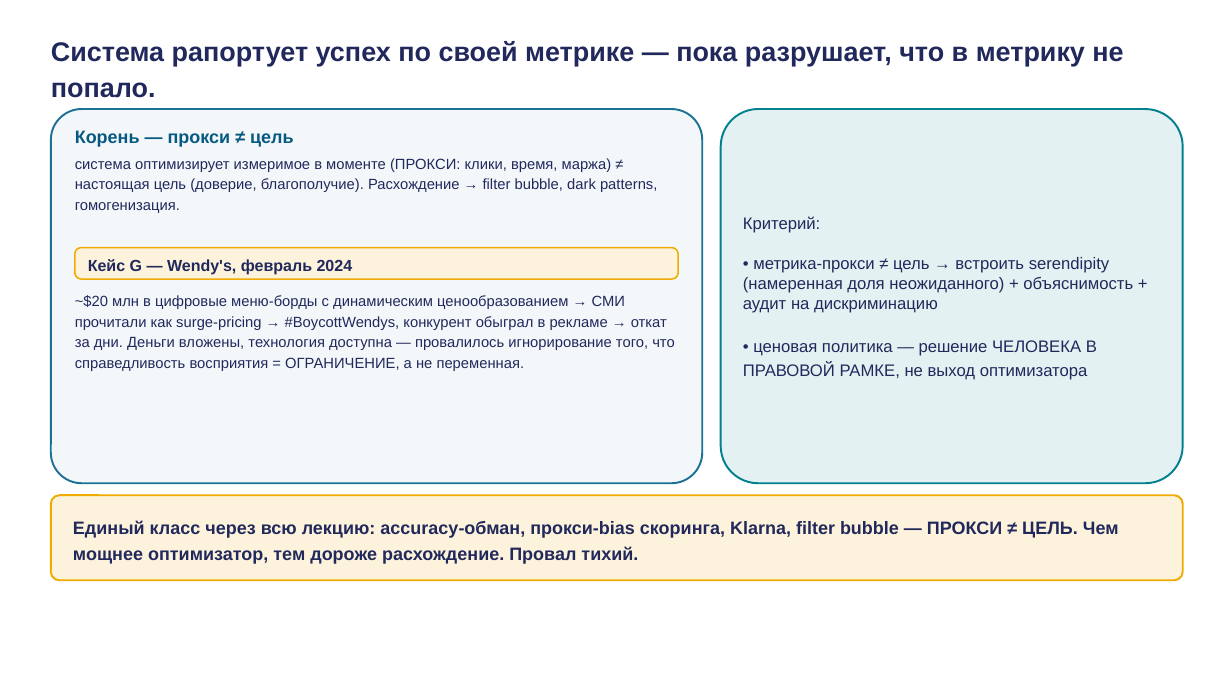
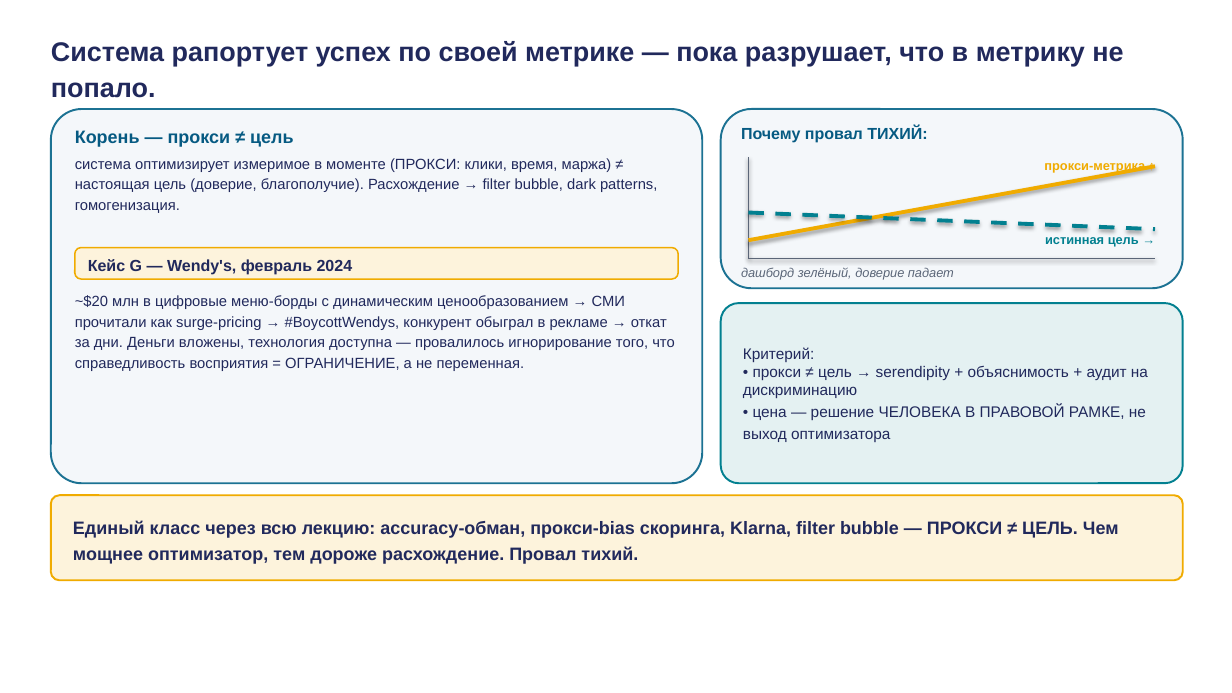
Before and after one commit to tellina-study/AI-usage-lessons, a slide deck: slide 29 of library/lectures/lec-05/rendered/lec-05.pptx. Drawn at 1232x693 pixels with LibreOffice and Linux fonts; fonts in the diff are those of the drawing. Boxes give left, top, right and bottom in pixels: in the first picture for what was removed or moved away, otherwise in the second. Text is boxed around its words. In the diff, an @@ line names an element or a change of style, - is before the commit and + after.

```diff
--- a/library/lectures/lec-05/rendered/lec-05.pptx
+++ b/library/lectures/lec-05/rendered/lec-05.pptx
@@ rounded rectangle: place and size @@
-rounded rectangle at bbox=[721, 109, 1183, 483]
+rounded rectangle at bbox=[721, 109, 1183, 288]
@@ rounded rectangle at bbox=[721, 109, 1183, 288]: fill #E4F1F2 to #F4F7FA; outline #028090 1.5 pt to #1C7293 1.5 pt; proportions changed @@
@@ text added at bbox=[741, 125, 927, 142], 12.5 pt, text #065A82, bold @@
+Почему провал ТИХИЙ:
@@ line added from (749, 259) to (749, 157), #5B6678 1.2 pt @@
@@ line added from (749, 240) to (1155, 166), #F0AB00 3 pt @@
@@ text added at bbox=[1044, 163, 1145, 173], 10 pt, text #F0AB00, bold @@
+прокси-метрика ↑
@@ line added from (749, 213) to (1155, 229), #028090 3 pt dashed @@
@@ text added at bbox=[1045, 237, 1139, 247], 10 pt, text #028090, bold @@
+истинная цель →
@@ text added at bbox=[741, 267, 954, 280], 10 pt, text #5B6678, italic @@
+дашборд зелёный, доверие падает
@@ line added from (749, 259) to (1155, 259), #5B6678 1.2 pt @@
@@ rounded rectangle added at bbox=[721, 303, 1183, 483], fill #E4F1F2, outline #028090 1.5 pt @@
@@ text at bbox=[743, 347, 1148, 442]: text changed; size 13 to 12 pt @@
-Критерий:
-• метрика-прокси ≠ цель → встроить serendipity (намеренная доля неожиданного) + объяснимость + аудит на дискриминацию
-• ценовая политика — решение ЧЕЛОВЕКА В ПРАВОВОЙ РАМКЕ, не выход оптимизатора
+Критерий:
+• прокси ≠ цель → serendipity + объяснимость + аудит на дискриминацию
+• цена — решение ЧЕЛОВЕКА В ПРАВОВОЙ РАМКЕ, не выход оптимизатора
```
Also in this commit, not shown: 16 other slides changed, 1 slide added, 1 slide removed, 35 other files.
